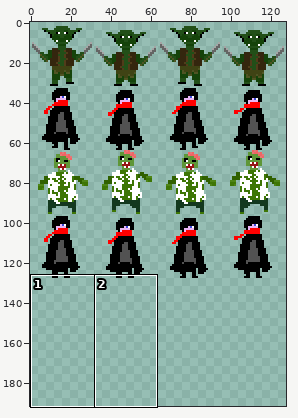
A sprite sheet gets an edit: char/spritesheet.png. The picture above shows the old version from afar; the outline marks the close-up.
Close-up. The starting point:
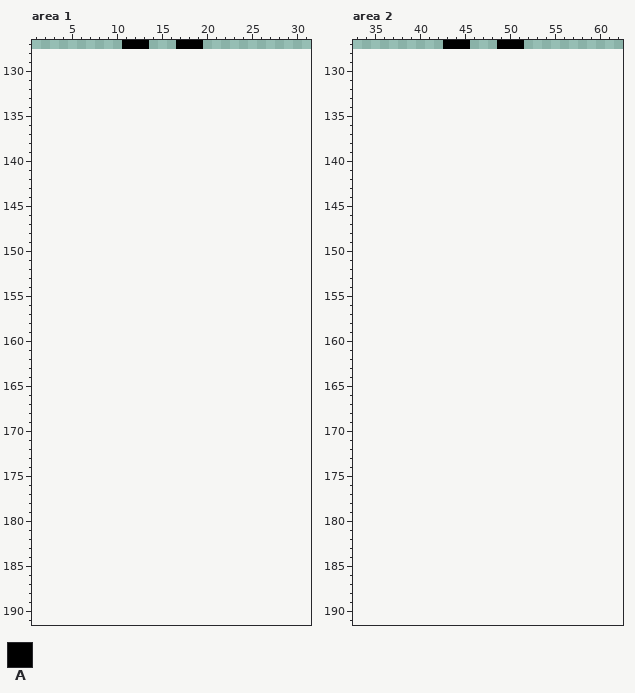
The file is 384x384 pixels, drawn in blocks of 3x3; one block is one cell here. Colours within 5 levels of each other are drawn and written as one. Shown: area 1: x 1..31, y 127..191; area 2: x 33..62, y 127..191. The old version is drawn lined up with the new one, on the new canvas. The commit also changed other parts of the picture, which this record leaves out.
Palette (. is transparent): A #000000
Pixels before, area 1, first column x 11:
127 AAA...AAA
Pixels before, area 2, first column x 43:
127 AAA...AAA
The same view after the edit:
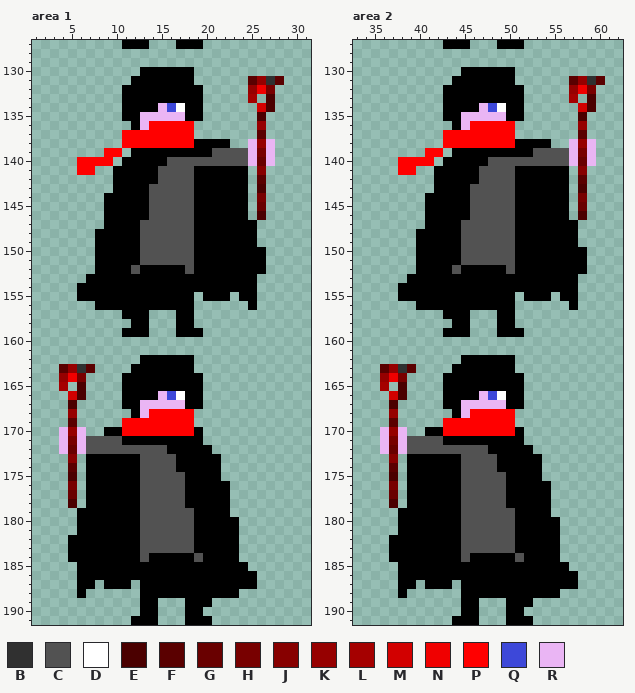
Colours new in this view: B #303030  C #525252  D #ffffff  E #4b0000  F #5a0000  G #690000  H #780000  J #870000  K #960000  L #a50000  M #d20000  N #f00000  P #ff0000  Q #3d48d9  R #eab5f4
Edits made:
canvas 128x128 -> 128x192
Changed rows in their new state; - is an unchanged pixel.
Area 1:
first column x 4:
130 ---------AAAAAA----------
131 --------AAAAAAA------FKBF
132 -------AAAAAAAAA-----KNH-
133 -------AAAAAAAAA-----L-E-
134 -------AAAARQDAA------ME-
135 -------AARRRRRAA------E--
136 --------ARPPPPP-------K--
137 -------PPPPPPPP-------F--
138 -------PPPPPPPPAAAA--RKR-
139 -----PP-AAAAAAAAACCCCRHR-
140 --PPPP-AAAAACCCCCCCCCRGR-
141 --PP--AAAAACCCCAAAAAA-J--
142 ------AAAAACCCCAAAAAA-F--
143 ------AAAACCCCCAAAAAA-E--
144 -----AAAAACCCCCAAAAAA-H--
145 -----AAAAACCCCCAAAAAA-G--
146 -----AAAAACCCCCAAAAAA-E--
147 -----AAAACCCCCCAAAAAAA---
148 ----AAAAACCCCCCAAAAAAA---
149 ----AAAAACCCCCCAAAAAAA---
150 ----AAAAACCCCCCAAAAAAAA--
151 ----AAAAACCCCCCAAAAAAAA--
152 ----AAAACAAAAACAAAAAAAA--
153 ---AAAAAAAAAAAAAAAAAAA---
154 --AAAAAAAAAAAAAAAAAAAA---
155 --AAAAAAAAAAAAA-AAA-AA---
156 ----AAAAAAAAAAA------A---
157 -------AAA---AA----------
158 --------AA---AA----------
159 -------AAA---AAA---------
162 ---------AAAAAA----------
163 FKBF----AAAAAAA----------
164 KNH----AAAAAAAAA---------
165 L-E----AAAAAAAAA---------
166 -ME----AAAARQDAA---------
167 -E-----AARRRRRAA---------
168 -K------ARPPPPP----------
169 -F-----PPPPPPPP----------
170 RKR--AAPPPPPPPPA---------
171 RHRCCCCAAAAAAAAA---------
172 RGRCCCCCCCCCAAAAA--------
173 -J-AAAAAACCCCAAAAA-------
174 -F-AAAAAACCCCAAAAA-------
175 -E-AAAAAACCCCCAAAA-------
176 -H-AAAAAACCCCCAAAAA------
177 -G-AAAAAACCCCCAAAAA------
178 -E-AAAAAACCCCCAAAAA------
179 --AAAAAAACCCCCCAAAA------
180 --AAAAAAACCCCCCAAAAA-----
181 --AAAAAAACCCCCCAAAAA-----
182 -AAAAAAAACCCCCCAAAAA-----
183 -AAAAAAAACCCCCCAAAAA-----
184 -AAAAAAAACAAAAACAAAA-----
185 --AAAAAAAAAAAAAAAAAAA----
186 --AAAAAAAAAAAAAAAAAAAA---
187 --AA-AAA-AAAAAAAAAAAAA---
188 --A------AAAAAAAAAAA-----
189 ---------AA---AAA--------
190 ---------AA---AA---------
191 --------AAA---AAA--------
Area 2:
first column x 36:
130 ---------AAAAAA----------
131 --------AAAAAAA------FKBF
132 -------AAAAAAAAA-----KNH-
133 -------AAAAAAAAA-----L-E-
134 -------AAAARQDAA------ME-
135 -------AARRRRRAA------E--
136 --------ARPPPPP-------K--
137 -------PPPPPPPP-------F--
138 -------PPPPPPPPAAAA--RKR-
139 -----PP-AAAAAAAAACCCCRHR-
140 --PPPP-AAAAACCCCCCCCCRGR-
141 --PP--AAAAACCCCAAAAAA-J--
142 ------AAAAACCCCAAAAAA-F--
143 ------AAAACCCCCAAAAAA-E--
144 -----AAAAACCCCCAAAAAA-H--
145 -----AAAAACCCCCAAAAAA-G--
146 -----AAAAACCCCCAAAAAA-E--
147 -----AAAACCCCCCAAAAAAA---
148 ----AAAAACCCCCCAAAAAAA---
149 ----AAAAACCCCCCAAAAAAA---
150 ----AAAAACCCCCCAAAAAAAA--
151 ----AAAAACCCCCCAAAAAAAA--
152 ----AAAACAAAAACAAAAAAAA--
153 ---AAAAAAAAAAAAAAAAAAA---
154 --AAAAAAAAAAAAAAAAAAAA---
155 --AAAAAAAAAAAAA-AAA-AA---
156 ----AAAAAAAAAAA------A---
157 -------AAA---AA----------
158 --------AA---AA----------
159 -------AAA---AAA---------
162 ---------AAAAAA----------
163 FKBF----AAAAAAA----------
164 KNH----AAAAAAAAA---------
165 L-E----AAAAAAAAA---------
166 -ME----AAAARQDAA---------
167 -E-----AARRRRRAA---------
168 -K------ARPPPPP----------
169 -F-----PPPPPPPP----------
170 RKR--AAPPPPPPPPA---------
171 RHRCCCCAAAAAAAAA---------
172 RGRCCCCCCCCCAAAAA--------
173 -J-AAAAAACCCCAAAAA-------
174 -F-AAAAAACCCCAAAAA-------
175 -E-AAAAAACCCCCAAAA-------
176 -H-AAAAAACCCCCAAAAA------
177 -G-AAAAAACCCCCAAAAA------
178 -E-AAAAAACCCCCAAAAA------
179 --AAAAAAACCCCCCAAAA------
180 --AAAAAAACCCCCCAAAAA-----
181 --AAAAAAACCCCCCAAAAA-----
182 -AAAAAAAACCCCCCAAAAA-----
183 -AAAAAAAACCCCCCAAAAA-----
184 -AAAAAAAACAAAAACAAAA-----
185 --AAAAAAAAAAAAAAAAAAA----
186 --AAAAAAAAAAAAAAAAAAAA---
187 --AA-AAA-AAAAAAAAAAAAA---
188 --A------AAAAAAAAAAA-----
189 ---------AA---AAA--------
190 ---------AA---AA---------
191 --------AAA---AAA--------
